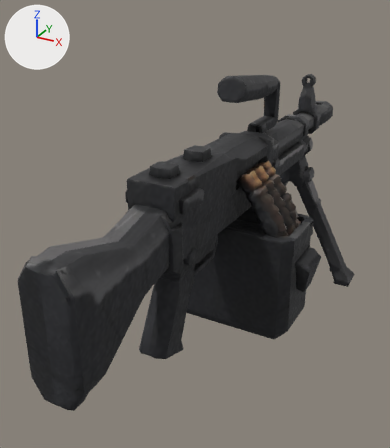
Before and after pictures for a commit that changed the glTF model addons/fc_weapons/assets/models/lmg.glb.
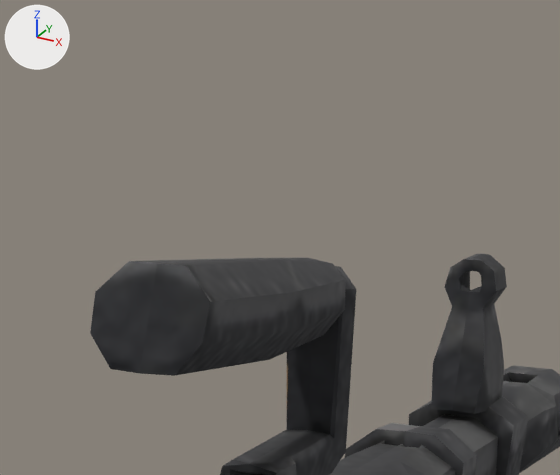
Each version is shown whole from a 50 mm camera at (0.396, -0.633, 0.491) aimed at (-0.069, 0.212, 0.069), then close up on the part from 50% to 84% of the width and 3% to 28% of the height. Every picture has the same lights, and +X, +Y and +Z are marked at upper left. The last two pictures show the newer version. Where no turn or scale is listed for an object, it has been applied to the vertices.

In view in the first close-up: 'geometry_0'.
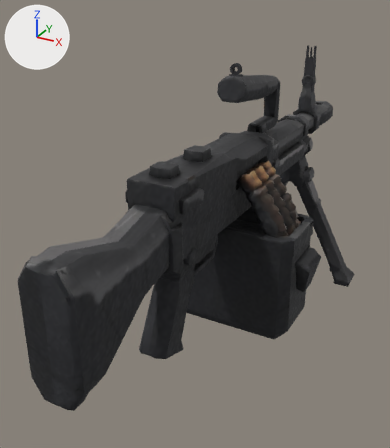
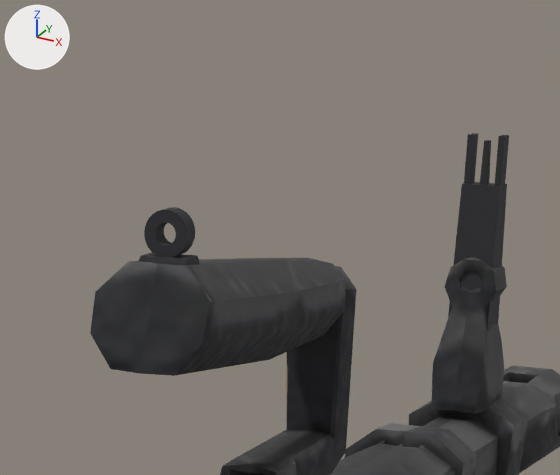
Pixel boxes (x1, y1, x2, y2) of what changed, in the close-ups (560 x 475 px):
'front_tower', added
    after: (448, 182, 507, 332)
'rear_ring', added
    after: (144, 207, 195, 257)
'front_ear-1', added
    after: (464, 133, 478, 184)
'front_ear1', added
    after: (495, 135, 509, 186)
'rear_base', added
    after: (139, 253, 200, 265)
'front_post', added
    after: (480, 140, 491, 185)

The change, as a diff of the scene's bpy script:
```diff
--- a/addons/fc_weapons/assets/models/lmg.glb.py
+++ b/addons/fc_weapons/assets/models/lmg.glb.py
@@ me_front_post @@
+me_front_post.from_pydata([(-0.0018, 0.651, 0.339), (0.0018, 0.651, 0.339), (0.0018, 0.645, 0.339), (-0.0018, 0.645, 0.339), (-0.0012, 0.645, 0.363), (0.0012, 0.645, 0.363), (0.0012, 0.65, 0.363), (-0.0012, 0.65, 0.363)], [], [(0, 1, 2), (0, 2, 3), (4, 5, 6), (4, 6, 7), (7, 6, 1), (7, 1, 0), (6, 5, 2), (6, 2, 1), (5, 4, 3), (5, 3, 2), (4, 7, 0), (4, 0, 3)])
+me_front_post.materials.append(mat_sight_metal)  # dark grey #353538
@@ me_front_tower @@
+me_front_tower.from_pydata([(-0.012, 0.659, 0.24), (0.012, 0.659, 0.24), (0.012, 0.637, 0.24), (-0.012, 0.637, 0.24), (-0.011, 0.642, 0.34), (0.011, 0.642, 0.34), (0.011, 0.654, 0.34), (-0.011, 0.654, 0.34)], [], [(0, 1, 2), (0, 2, 3), (4, 5, 6), (4, 6, 7), (7, 6, 1), (7, 1, 0), (6, 5, 2), (6, 2, 1), (5, 4, 3), (5, 3, 2), (4, 7, 0), (4, 0, 3)])
+me_front_tower.materials.append(mat_sight_metal)  # dark grey #353538
@@ me_rear_base @@
+me_rear_base.from_pydata([(-0.012, 0.24, 0.346), (0.012, 0.24, 0.346), (0.012, 0.224, 0.346), (-0.012, 0.224, 0.346), (-0.01, 0.226, 0.354), (0.01, 0.226, 0.354), (0.01, 0.238, 0.354), (-0.01, 0.238, 0.354)], [], [(0, 1, 2), (0, 2, 3), (4, 5, 6), (4, 6, 7), (7, 6, 1), (7, 1, 0), (6, 5, 2), (6, 2, 1), (5, 4, 3), (5, 3, 2), (4, 7, 0), (4, 0, 3)])
+me_rear_base.materials.append(mat_sight_metal)  # dark grey #353538
@@ ob_front_ear1 @@
+ob_front_ear1 = bpy.data.objects.new('front_ear1', me_front_ear1)  # a box spanning x 0.007..0.0105, y 0.644..0.652, z 0.339..0.366; in mat_sight_metal (dark grey #353538)
+ob_front_ear1.location = (0.0, 0.0, 0.0)
@@ ob_front_ear_1 @@
+ob_front_ear_1 = bpy.data.objects.new('front_ear-1', me_front_ear_1)  # a box spanning x -0.0105..-0.007, y 0.644..0.652, z 0.339..0.366; in mat_sight_metal (dark grey #353538)
+ob_front_ear_1.location = (0.0, 0.0, 0.0)
@@ ob_front_post @@
+ob_front_post = bpy.data.objects.new('front_post', me_front_post)
+ob_front_post.location = (0.0, 0.0, 0.0)
@@ ob_front_tower @@
+ob_front_tower = bpy.data.objects.new('front_tower', me_front_tower)
+ob_front_tower.location = (0.0, 0.0, 0.0)
@@ ob_rear_ring @@
+ob_rear_ring = bpy.data.objects.new('rear_ring', me_rear_ring)  # 112 vertices, 224 faces; spans x -0.0095..0.0095, y 0.228..0.236, z 0.3535..0.3725; in mat_sight_metal (dark grey #353538)
+ob_rear_ring.location = (0.0, 0.0, 0.0)
@@ ob_rear_base @@
+ob_rear_base = bpy.data.objects.new('rear_base', me_rear_base)
+ob_rear_base.location = (0.0, 0.0, 0.0)
```
